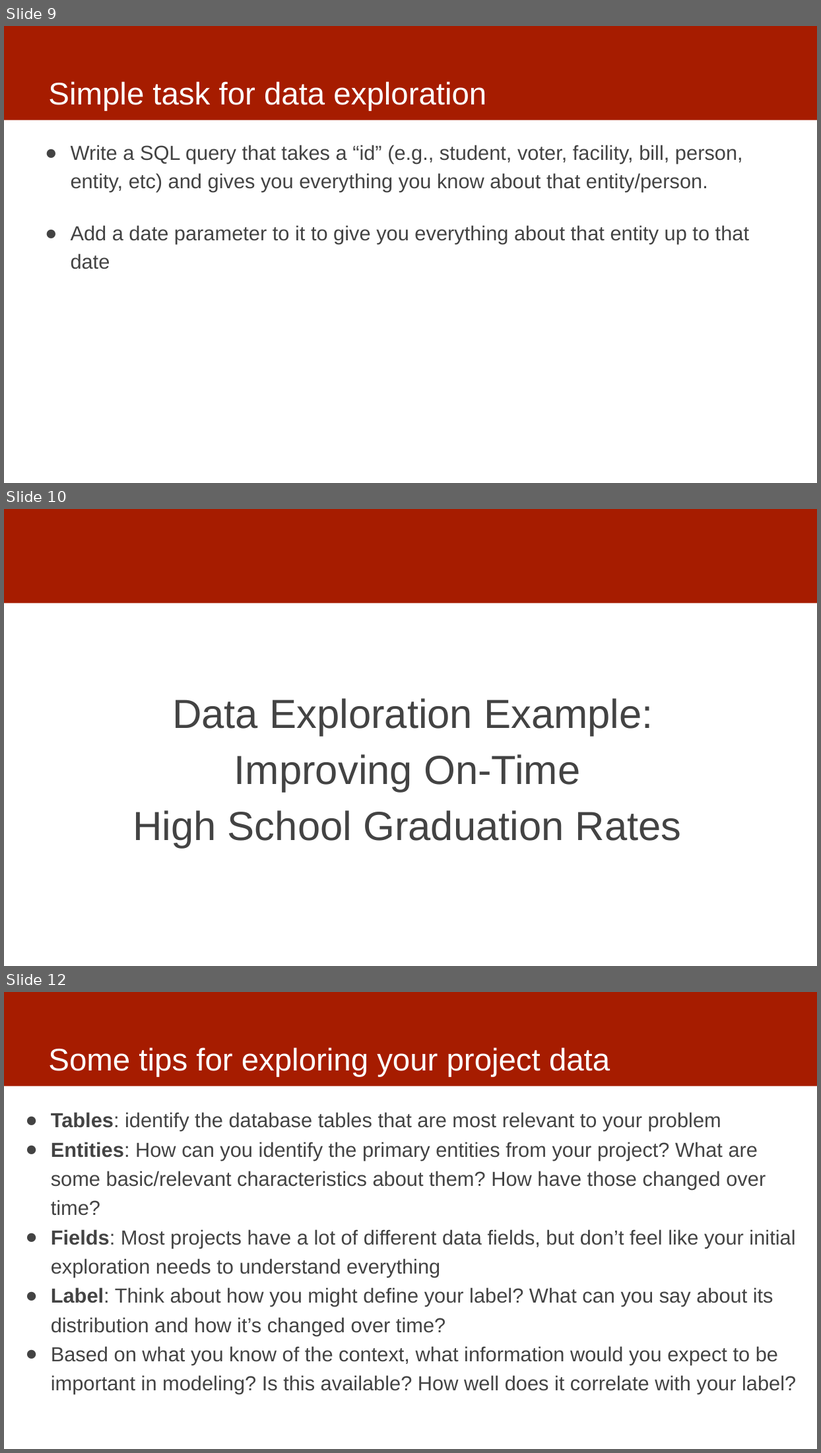
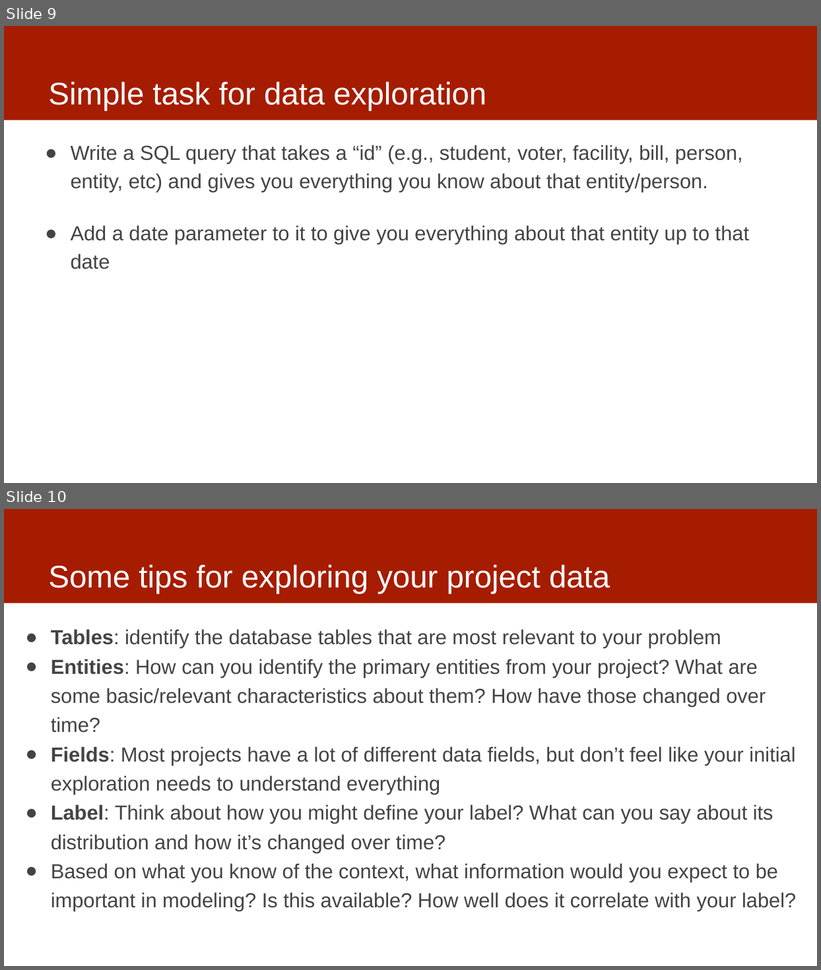
Before and after one commit to dssg/mlforpublicpolicylab, a slide deck: Lectures/06-data-exploration.pptx. Shown one above the other, each under a label of ours: slides 9, 10 and 12 before the commit, slides 9 and 10 after it; the slides between them are not shown. The pictures are 821x1453 and 821x970 pixels, drawn with LibreOffice and Linux fonts; fonts in the diff are those of the drawing. Boxes give left, top, right and bottom in pixels: in the first picture for what was removed or moved away, otherwise in the second. Text is boxed around its words. In the diff, an @@ line names an element or a change of style, - is before the commit and + after.

```diff
--- a/Lectures/06-data-exploration.pptx
+++ b/Lectures/06-data-exploration.pptx
@@ slide 10 removed at box(4, 509, 817, 966), background #FFFFFF; not listed: 1 template element that a slide beside it also shows @@
@@ text removed at box(133, 698, 682, 848) @@
-Data Exploration Example:
-Improving On-Time
-High School Graduation Rates
@@ what was slide 12 is now slide 10 @@
```
Also in this commit, not shown: 2 slides changed, 1 other slide removed.
